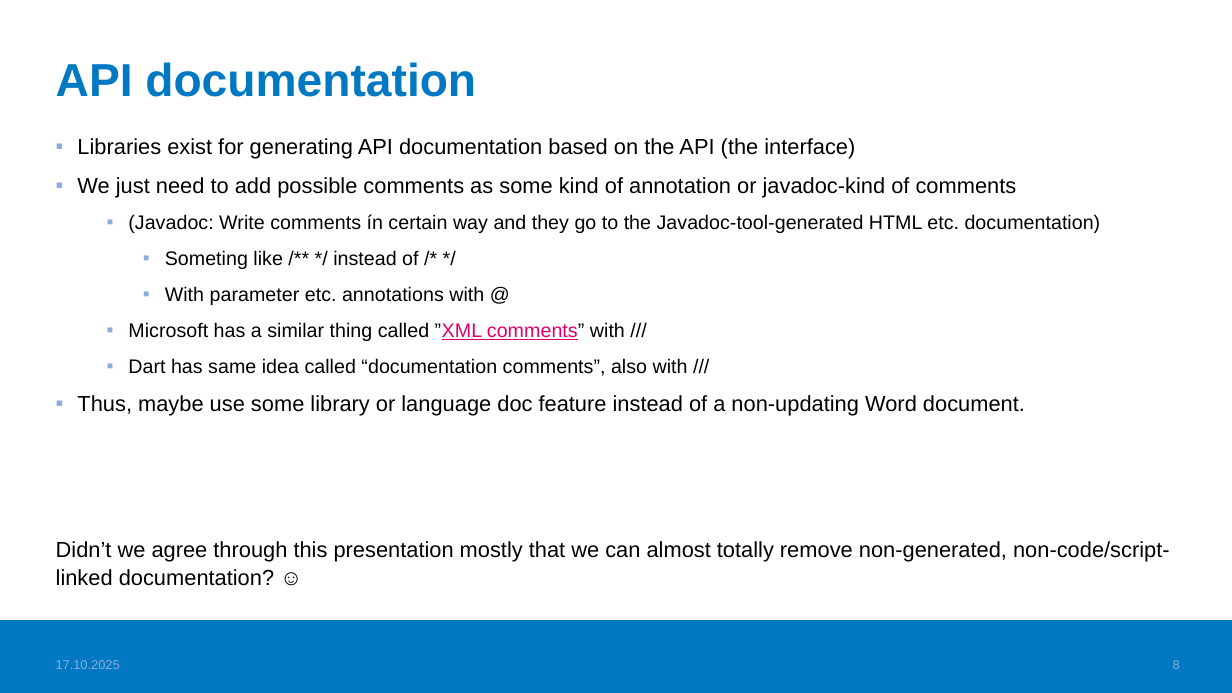
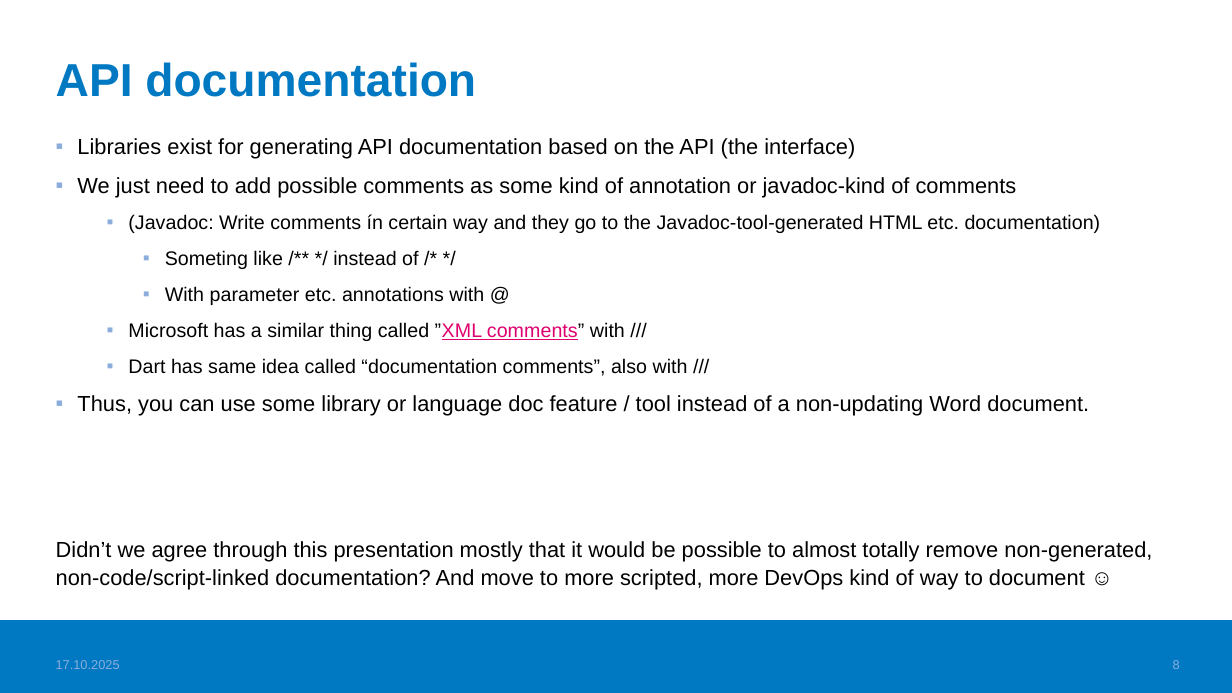
Before and after one commit to valju/share, a slide deck: slide 8 of 06_architectures_patterns_documentation/documentation_principles_for_sw_projects.pptx. Drawn at 1232x693 pixels with LibreOffice and Linux fonts; fonts in the diff are those of the drawing; background and template pictures are left out. Boxes give left, top, right and bottom in pixels: in the first picture for what was removed or moved away, otherwise in the second. Text is boxed around its words. In the diff, an @@ line names an element or a change of style, - is before the commit and + after.

Commit message:
documentation philosophy improved

```diff
--- a/06_architectures_patterns_documentation/documentation_principles_for_sw_projects.pptx
+++ b/06_architectures_patterns_documentation/documentation_principles_for_sw_projects.pptx
@@ text at (56, 395, 1152, 590): text changed @@
-▪ Thus, maybe use some library or language doc feature instead of a non-updating Word document.
-Didn’t we agree through this presentation mostly that we can almost totally remove non-generated, non-code/script-linked documentation? ☺
+▪ Thus, you can use some library or language doc feature / tool instead of a non-updating Word document.
+Didn’t we agree through this presentation mostly that it would be possible to almost totally remove non-generated, non-code/script-linked documentation? And move to more scripted, more DevOps kind of way to document ☺
```
Also in this commit, not shown: 6 other slides changed, 1 other file.
